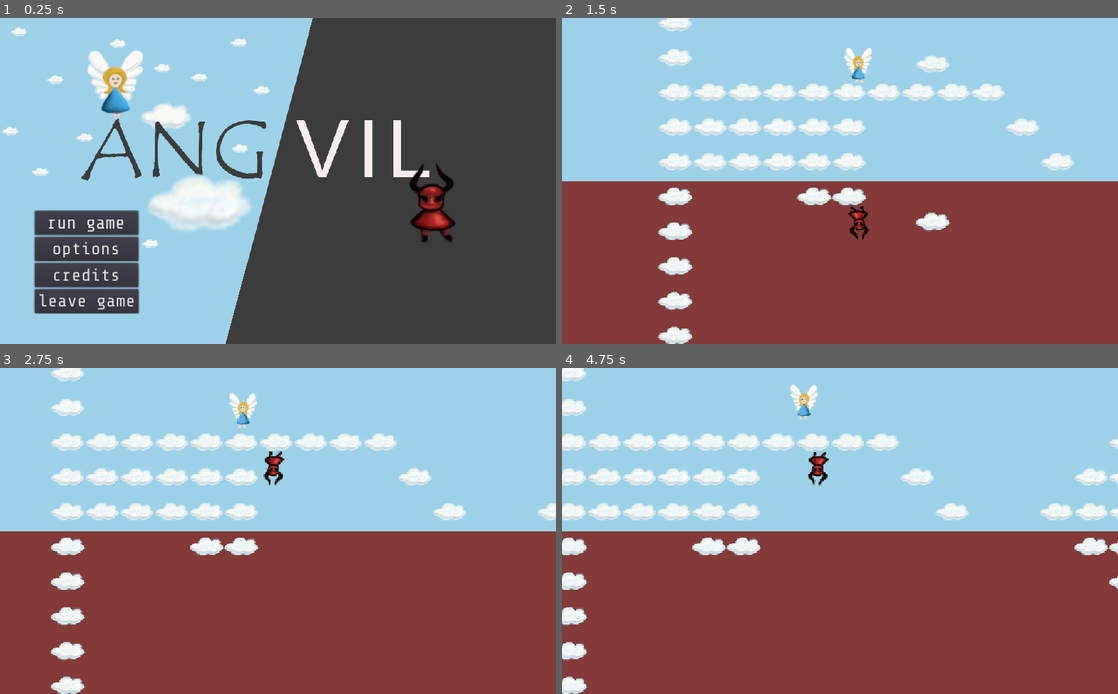
Above: before the commit, frames 1-4 (two rows, left to right).
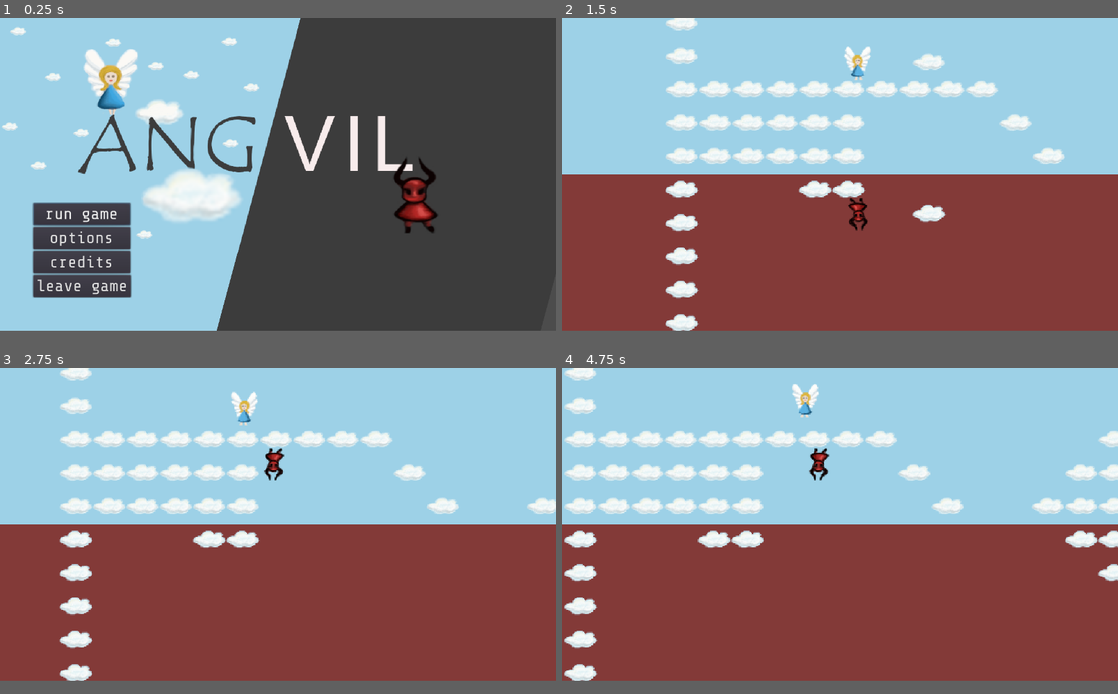
Above: after the commit, the same moments.

Repository: ang-vil/angvil
Game: Godot game, scene res://scenes/menu.tscn
Same seed, same stepped clock (60 frames per second), same inputs: the game is played once before the commit and once after it.
Inputs:
- Up to frame 1 (0.25 s): no input
- Up to frame 2 (1.5 s): click "run game" at 0.5 s; tap Enter at 1.25 s; hold Right (key_right) from 1.28 s (still down); tap Space (shoot) at 1.35 s
- Up to frame 3 (2.75 s): release Right (key_right) at 2.03 s; hold Left (key_left) from 2.03 s (still down); tap Space (shoot) at 2.1 s
- Up to frame 4 (4.75 s): release Left (key_left) at 2.78 s; hold Right (key_right) 2.78-3.53 s; tap Space (shoot) at 2.85, 3.6, 4.35 s; hold Up (key_up) 3.53-4.28 s; hold Left (key_left) from 4.28 s (still down)
In our replay, the window is 800x469 before the commit and 800x450 after it. These sizes can differ from the game's own. Grey fills any space a smaller window leaves; there, only what the larger window draws over its background counts as a difference.

The runs differ from the first frame. In frame 1, 16% of the frame differs, in the area x 0-82%, y 0-100%; in frame 2, 11%; in frame 3, 11%; in frame 4, 12%.

Commit message:
fix init selected options

Diff:
--- a/scripts/menu.gd
+++ b/scripts/menu.gd
@@ -24,6 +24,8 @@
 		$OptionsPopupPanel/OptionsVBoxContainer/HBoxContainer/OptionButton.add_item(t, k)
 		$OptionsPopupPanel/OptionsVBoxContainer/HBoxContainer/OptionButton.set_item_metadata(k, Vector2(x, y))
 
+	$OptionsPopupPanel/OptionsVBoxContainer/HBoxContainer/OptionButton.select(2)
+	OS.set_window_size($OptionsPopupPanel/OptionsVBoxContainer/HBoxContainer/OptionButton.get_item_metadata(2))
 
 
 # Called every frame. 'delta' is the elapsed time since the previous frame.
